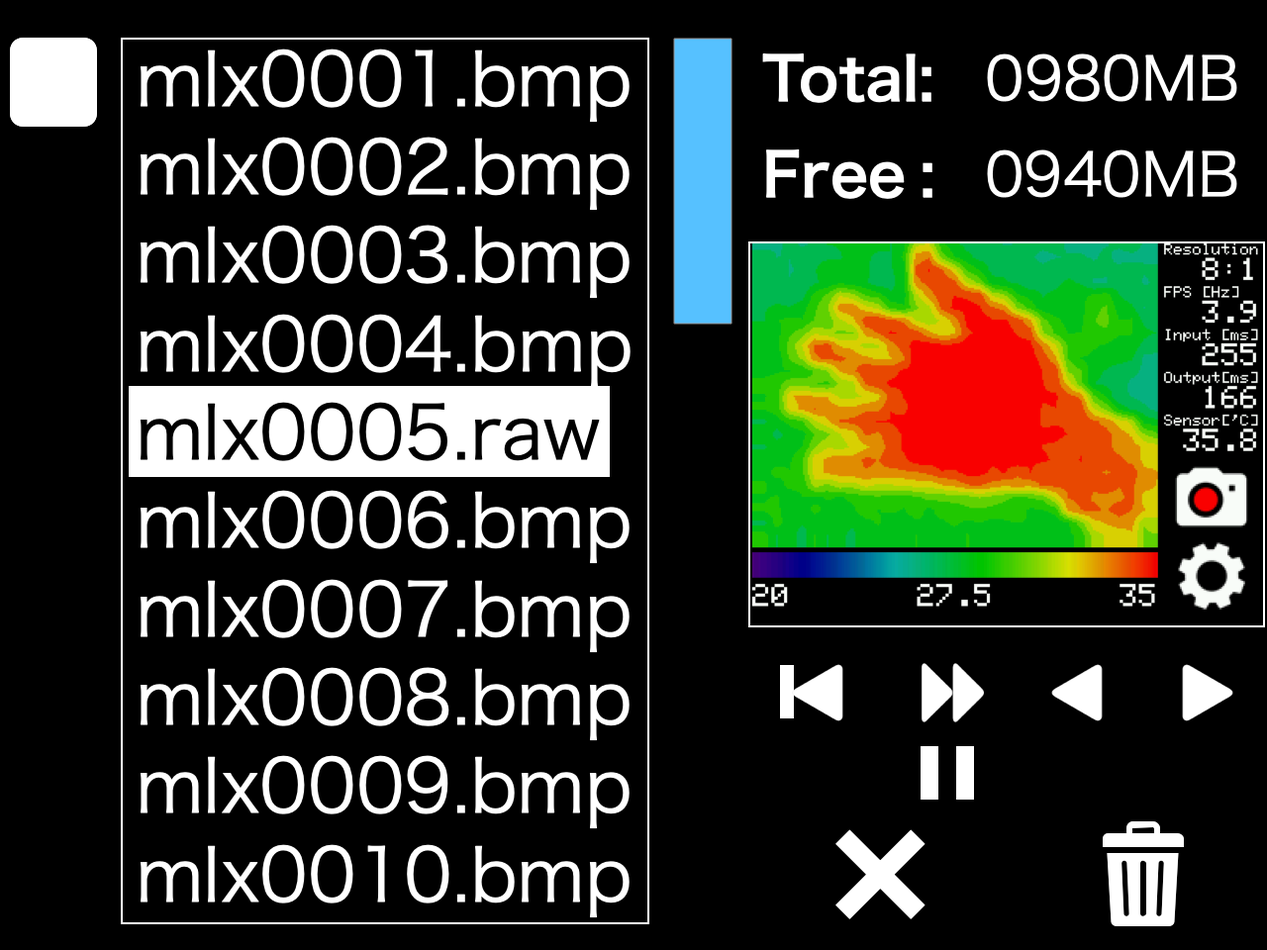
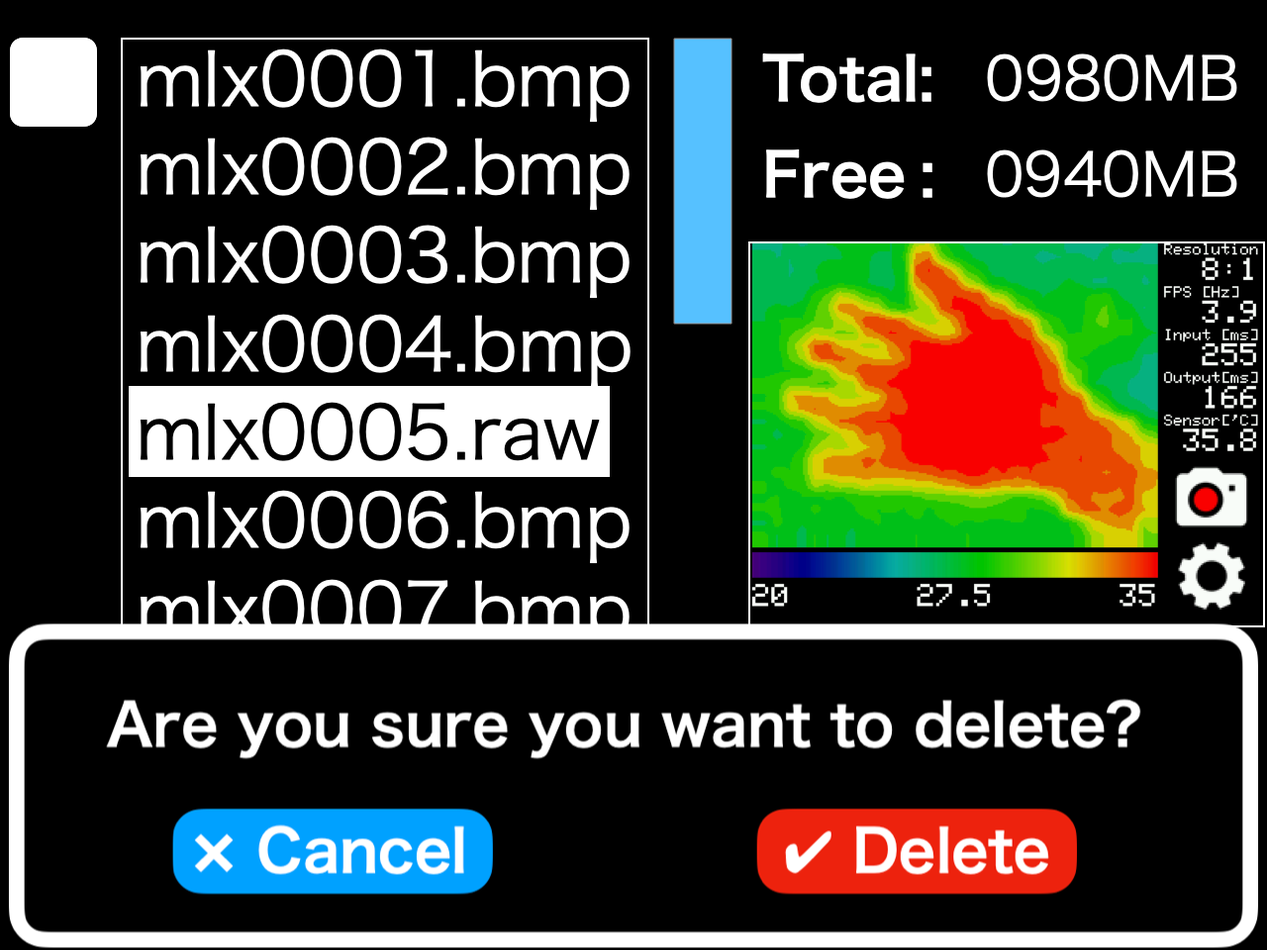
Two versions of the same layered image (1267 × 950). Layer-by-layer changes:
added layer "Layer 17" (1st of 2) above "Layer 31" over <box>7,622,1259,950</box>
